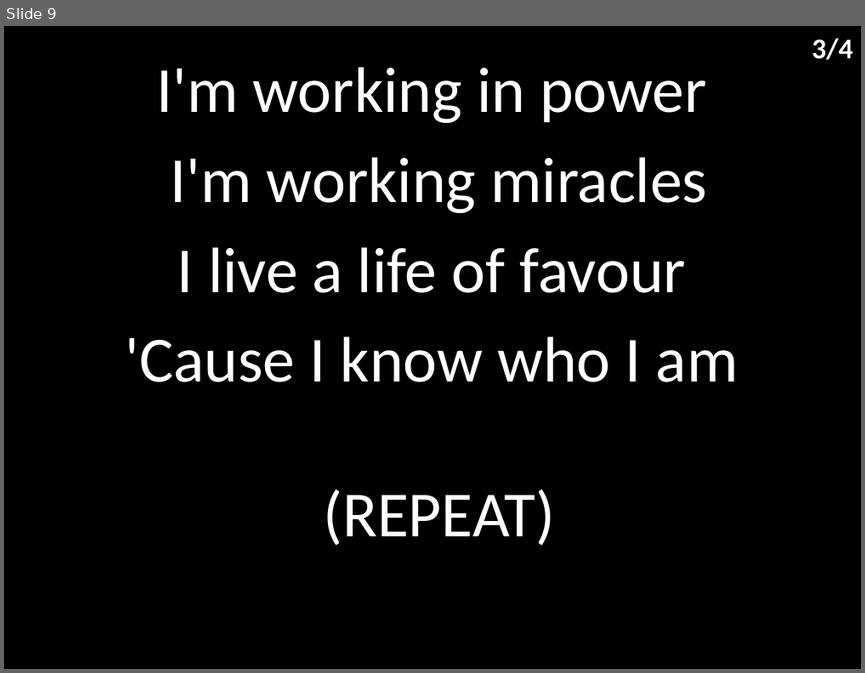
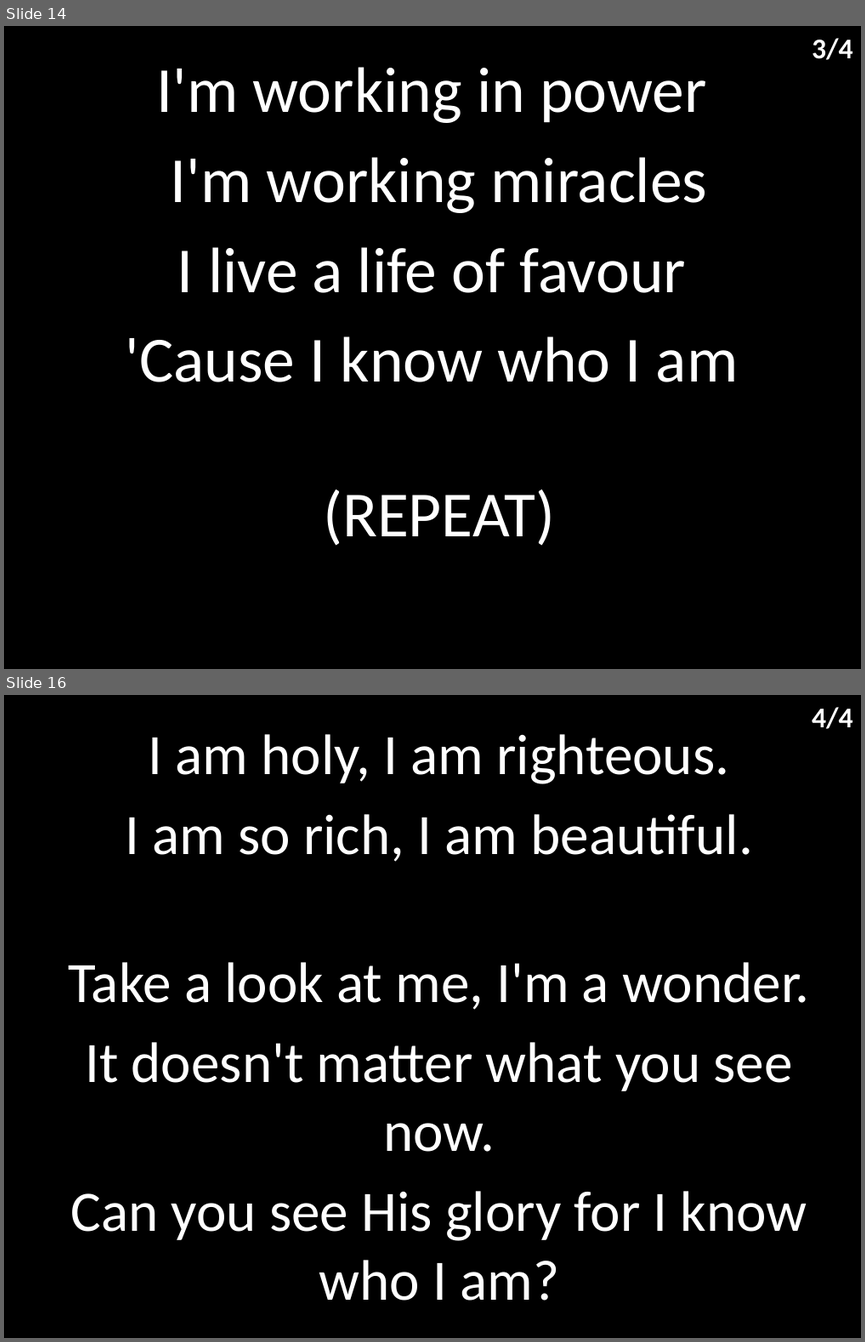
Before and after one commit to hoo-are-ya/worship, a slide deck: docs/songs_13-02-2022.pptx. Shown one above the other, each under a label of ours: slide 9 before the commit, slides 14 and 16 after it; the slides between them are not shown. The pictures are 865x673 and 865x1342 pixels, drawn with LibreOffice and Linux fonts; fonts in the diff are those of the drawing. Boxes give left, top, right and bottom in pixels: in the first picture for what was removed or moved away, otherwise in the second. Text is boxed around its words. In the diff, an @@ line names an element or a change of style, - is before the commit and + after.

```diff
--- a/docs/songs_13-02-2022.pptx
+++ b/docs/songs_13-02-2022.pptx
@@ slide 16 added at bbox=[4, 695, 861, 1338], background #000000 @@
@@ text added at bbox=[812, 707, 852, 729], 24 pt, text #FFFFFF, bold @@
+4/4
@@ subtitle added at bbox=[68, 734, 809, 1300], 48 pt, text #FFFFFF @@
+I am holy, I am righteous.
+I am so rich, I am beautiful.
+Take a look at me, I'm a wonder.
+It doesn't matter what you see now.
+Can you see His glory for I know who I am?
@@ what was slide 9 is now slide 14 @@
```
Also in this commit, not shown: 1 slide changed, 1 other file.
